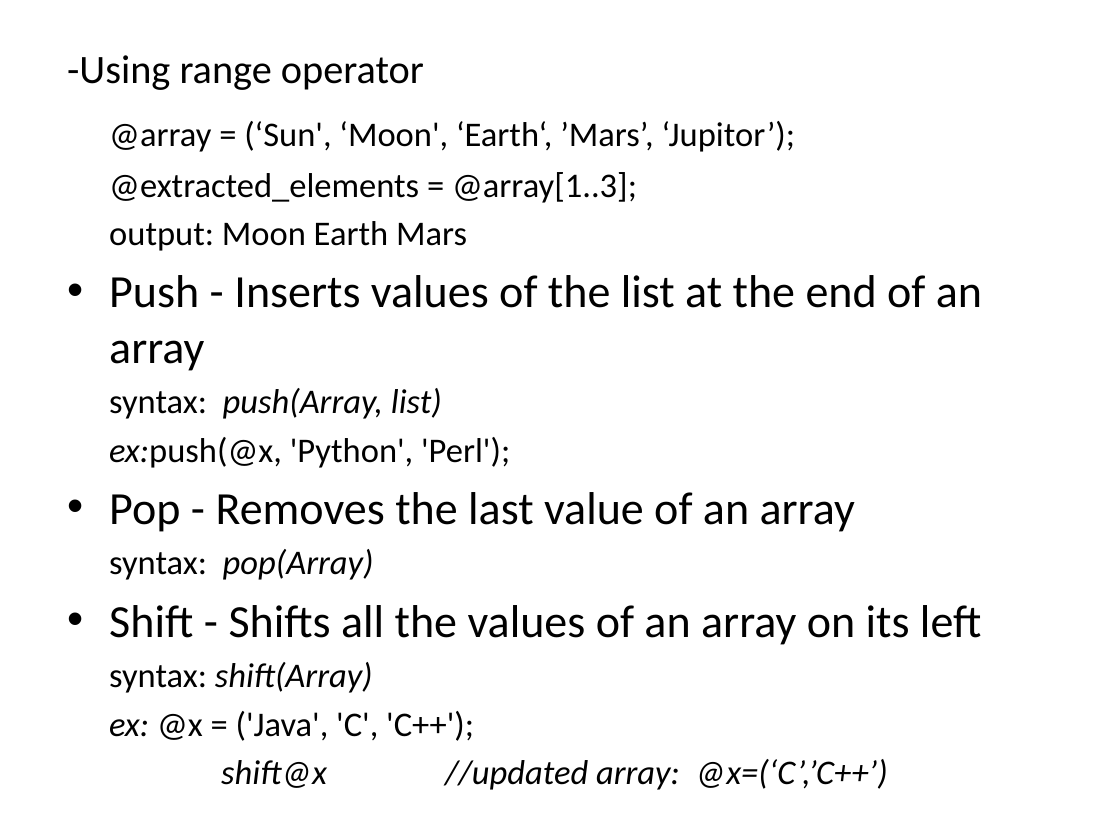
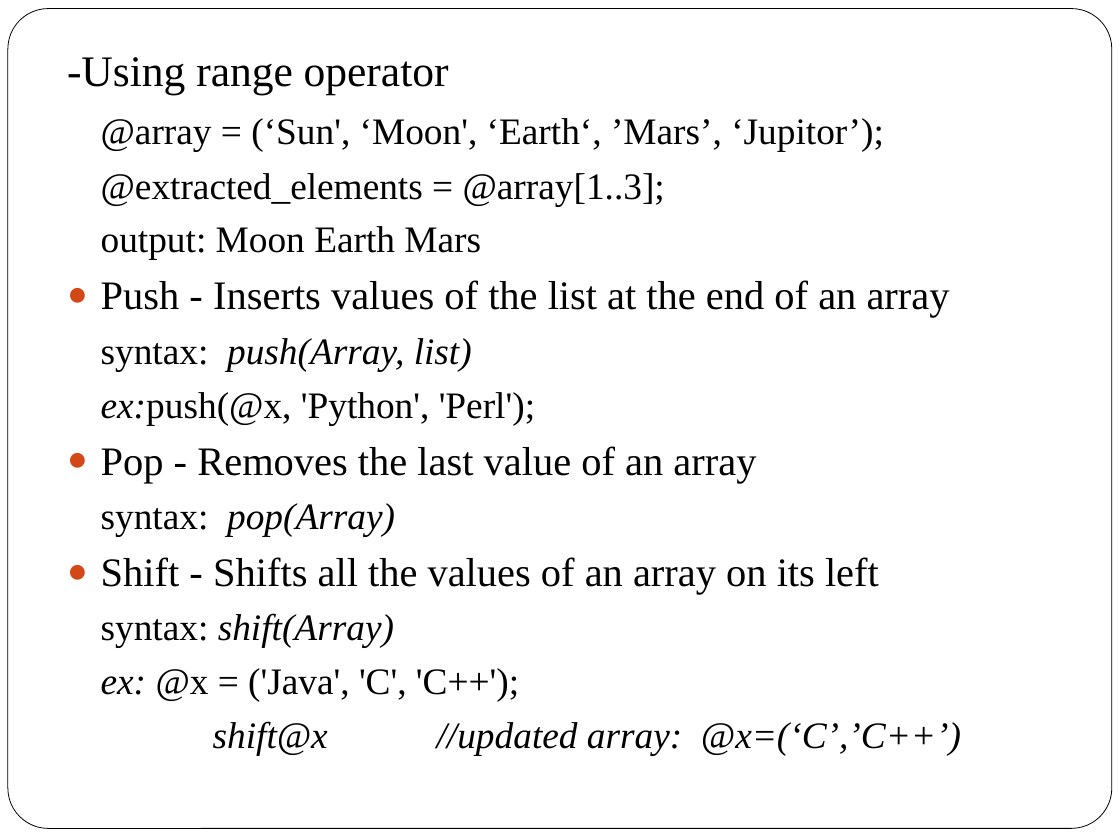
Before and after one commit to srivalli-project/BI_Team_Status, a slide deck: slide 75 of Santhoshi/PerlBasics.pptx (slide 47 before the commit). Drawn at 1120x840 pixels with LibreOffice and Linux fonts; fonts in the diff are those of the drawing. Boxes give left, top, right and bottom in pixels: in the first picture for what was removed or moved away, otherwise in the second. Text is boxed around its words. In the diff, an @@ line names an element or a change of style, - is before the commit and + after.

```diff
--- a/Santhoshi/PerlBasics.pptx
+++ b/Santhoshi/PerlBasics.pptx
@@ rounded rectangle added at [8, 9, 1112, 829], fill #FFFFFF, outline #000000 0.5 pt @@
@@ text "-Using range operator" at [67, 57, 961, 755]: size 25.9 to 28 pt in "-Using range operator"; font Calibri to Times New Roman; size 22.2 to 24 pt in "@array = (‘Sun', ‘Moon', ‘Earth‘, ’Mars’, ‘Jupitor’);", "@extracted_elements = @array[1..3];", "output: Moon Earth Mars", "syntax: push(Array, list)" and 5 more places; size 29.6 to 26 pt in "Push - Inserts values of the list ...", "Pop - Removes the last value of ...", "Shift - Shifts all the values of ..."; indent changed; more space between paragraphs; bullet • to ● @@
```
Also in this commit, not shown: 47 other slides changed, 28 slides added, 3 other files.
